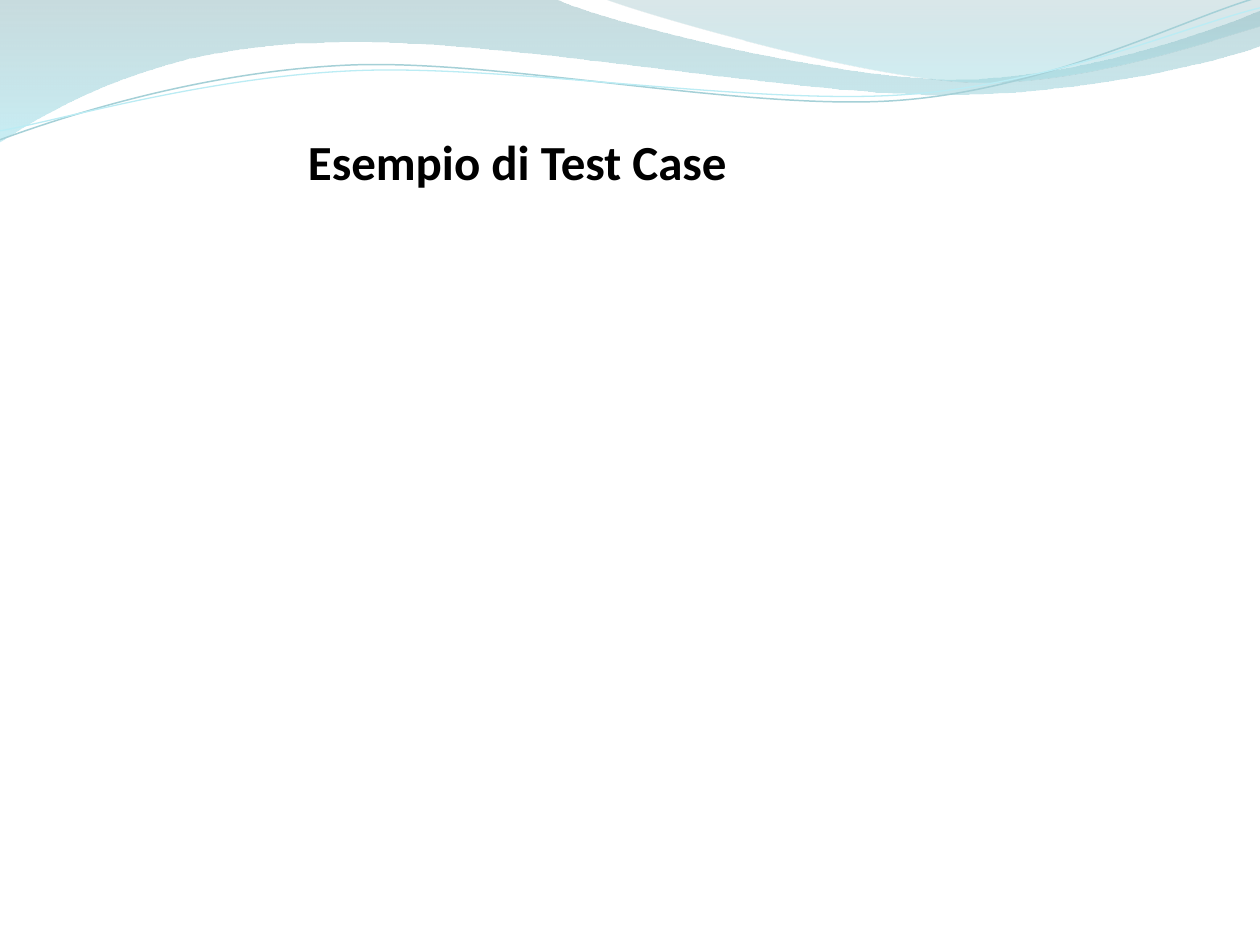
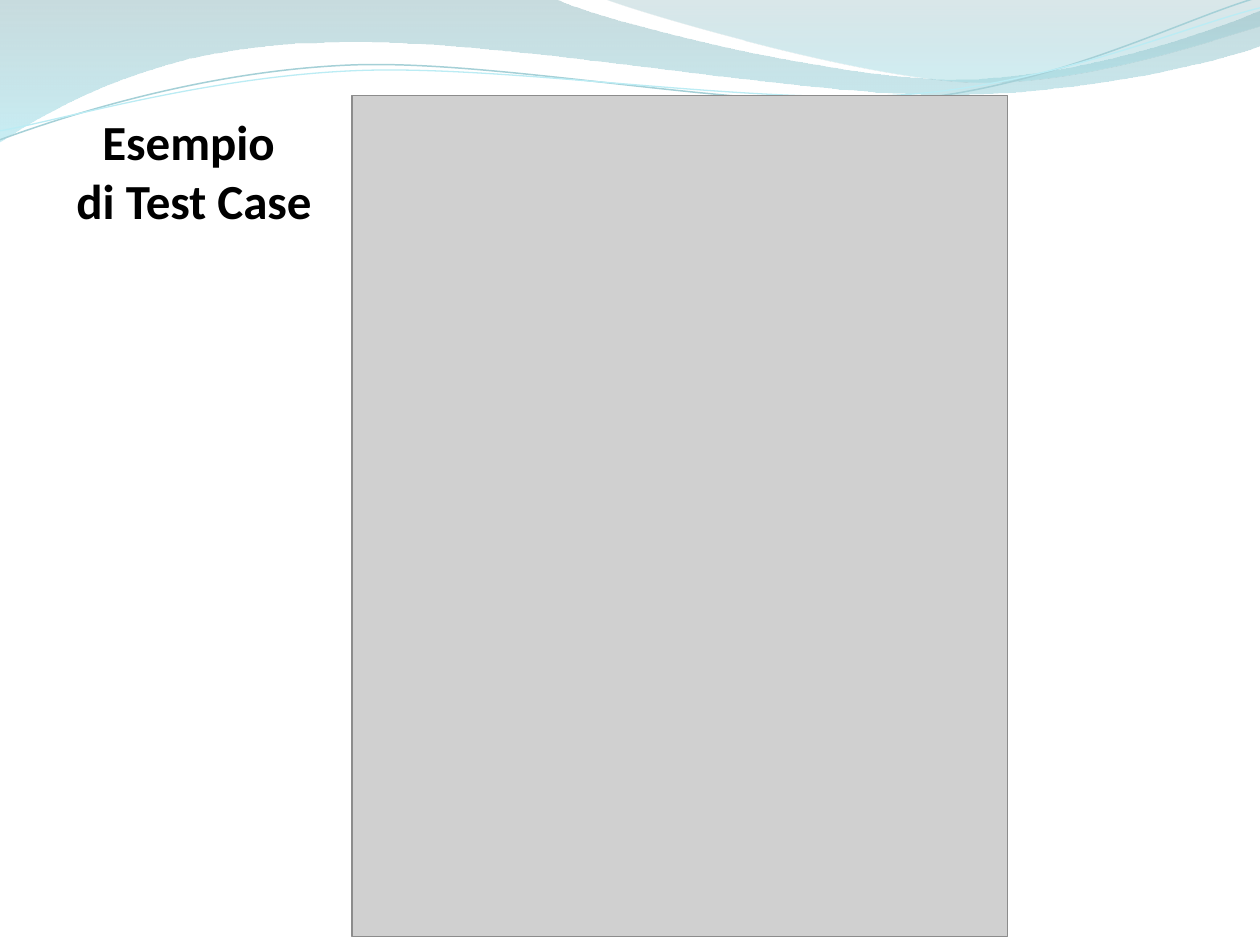
Before and after one commit to ammirate/at-silo, a slide deck: slide 14 of Presentazione/Atsilo2/Ferrara/Ferrara_M_PresentazioneFinale.pptx (slide 12 before the commit). Drawn at 1260x945 pixels with LibreOffice and Linux fonts; fonts in the diff are those of the drawing; grey boxes stand for pictures. Boxes give left, top, right and bottom in pixels: in the first picture for what was removed or moved away, otherwise in the second. Text is boxed around its words. In the diff, an @@ line names an element or a change of style, - is before the commit and + after.

```diff
--- a/Presentazione/Atsilo2/Ferrara/Ferrara_M_PresentazioneFinale.pptx
+++ b/Presentazione/Atsilo2/Ferrara/Ferrara_M_PresentazioneFinale.pptx
@@ picture added at (353, 96, 1008, 937) @@
@@ text at (76, 125, 311, 220): text changed @@
-Esempio di Test Case
+Esempio
+di Test Case
```
Also in this commit, not shown: 5 other slides changed, 3 slides added.
